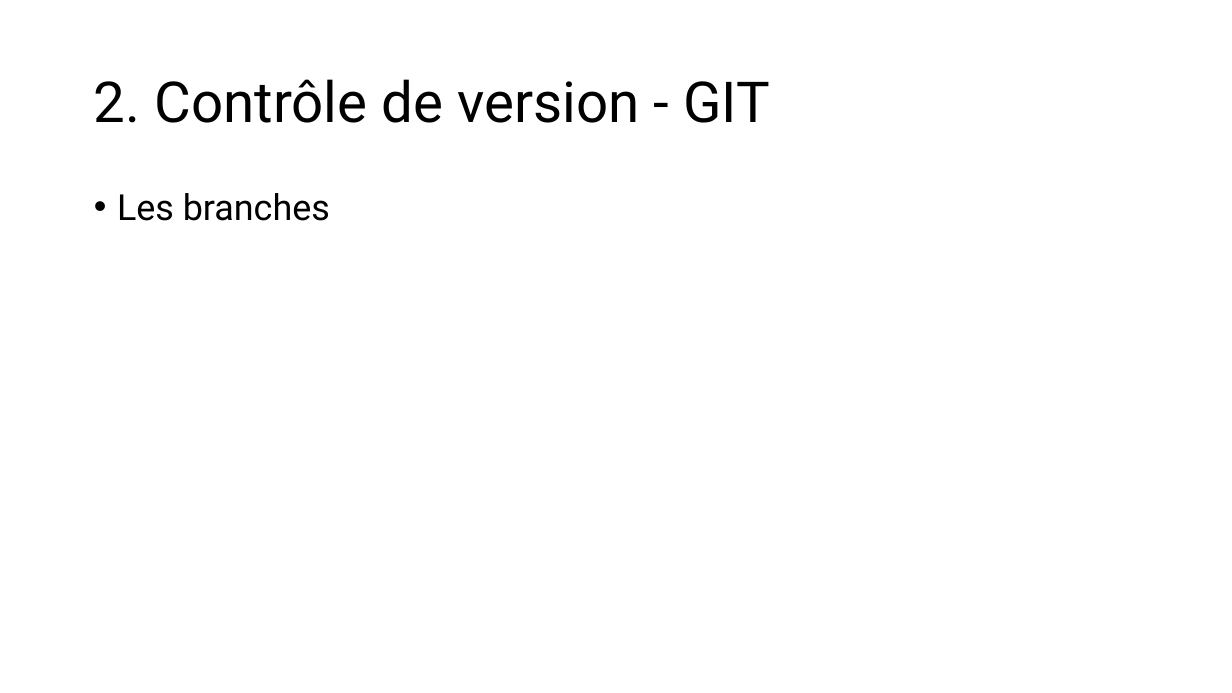
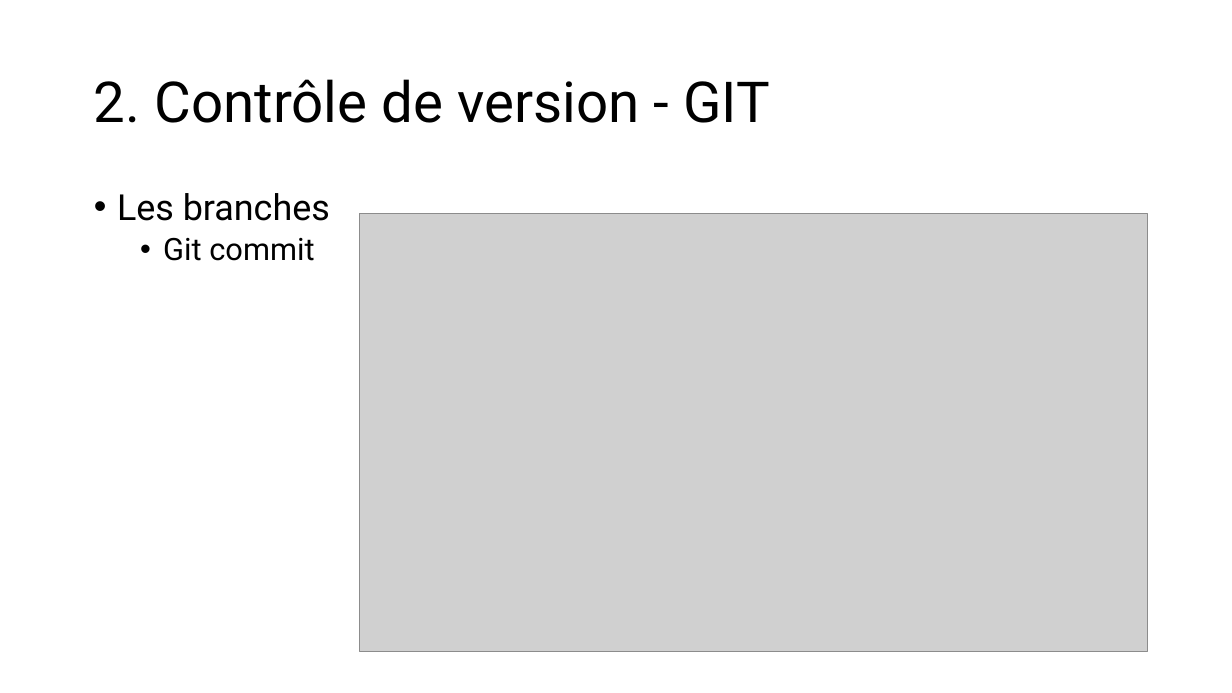
Before and after one commit to LJKhnor/Chapitre-4, a slide deck: slide 20 of Chapitre 4.pptx. Drawn at 1232x693 pixels with LibreOffice and Linux fonts; fonts in the diff are those of the drawing; grey boxes stand for pictures. Boxes give left, top, right and bottom in pixels: in the first picture for what was removed or moved away, otherwise in the second. Text is boxed around its words. In the diff, an @@ line names an element or a change of style, - is before the commit and + after.

```diff
--- a/Chapitre 4.pptx
+++ b/Chapitre 4.pptx
@@ text at box(163, 237, 314, 261): paragraph added @@
+  • Git commit
@@ picture added at box(360, 213, 1148, 652) @@
```
Also in this commit, not shown: 3 other slides changed, 8 slides added.
